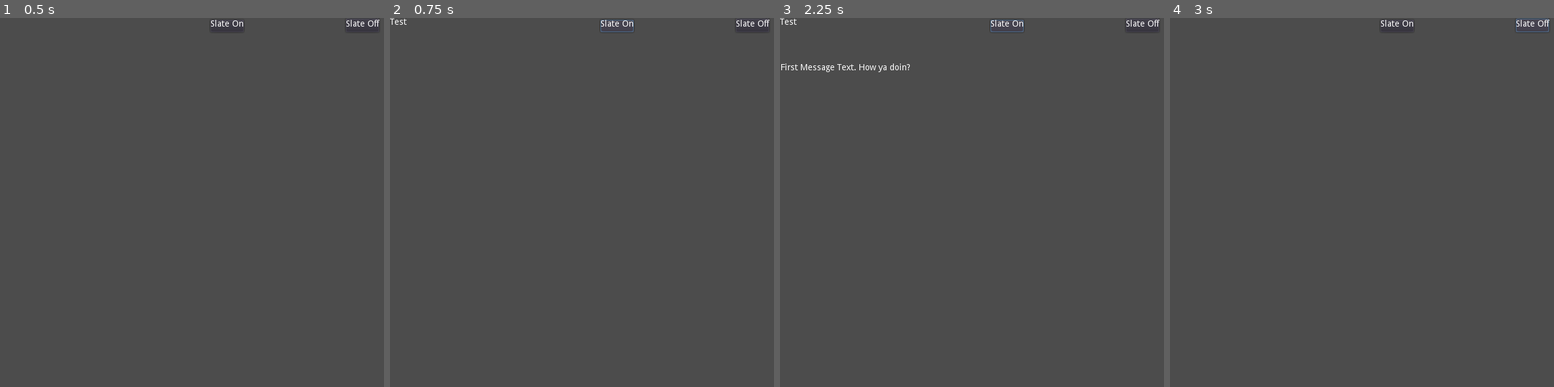
Above: before the commit, frames 1-4 (left to right).
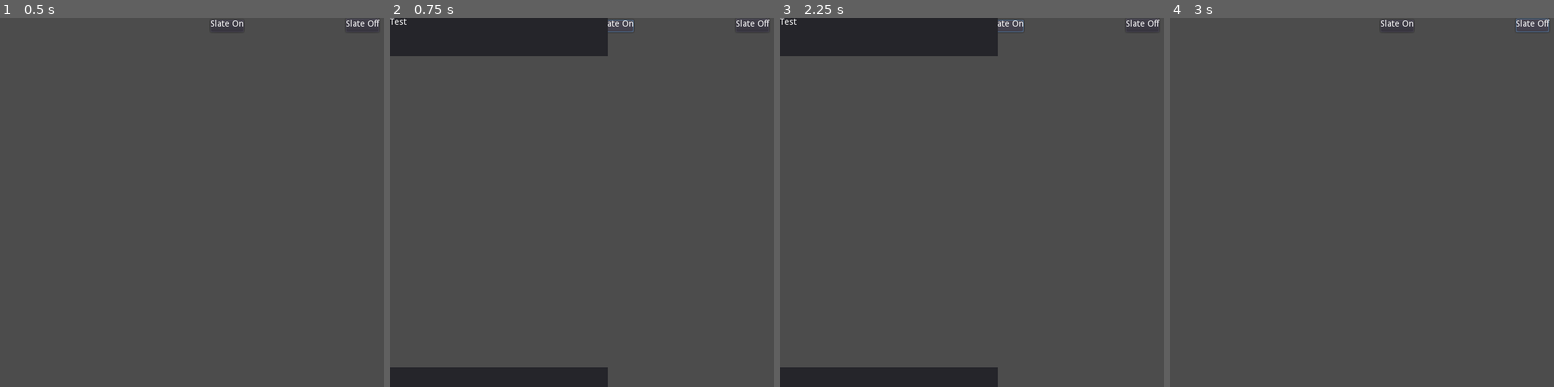
Above: after the commit, the same moments.

Repository: ThomasApplewhite/LexGame
Game: Godot game, scene res://Scripts_Scenes/TestScenes/ConversationEntryTester.tscn
Two runs of this game, one before a commit and one after it. Both use one fixed random seed, a clock stepped at 60 frames per second and the inputs below.
Inputs:
- Up to frame 1 (0.5 s): no input
- Up to frame 2 (0.75 s): click "Slate On" at 0.5 s
- Up to frame 3 (2.25 s): click "Slate Off" at 1.25 s; click "Slate On" at 2 s
- Up to frame 4 (3 s): click "Slate Off" at 2.75 s

Frame 1 is identical in both runs. In frame 2, 8.9% of the frame differs, in the area x 0-57%, y 0-100%; in frame 3, 9.1%; in frame 4, nothing differs.
Error after the commit: Invalid call. Nonexistent function 'add_child' in base 'Nil'. (res://Scripts_Scenes/PhoneScenes/AppSlates/GameplayAppSlates/TextMessenger/ConversationAppSlate.…

Commit message:
ConversationAppSlate Layout Improvements
Improves UI layout for ConversationAppSlate so all elements are visible. Isolated ConvoAppSlate testing is also no longer needed, since it works just fine on a non-collapsed entry. In fact, isolation testing wouldn't even have worked!

Diff:
--- a/Scripts_Scenes/PhoneScenes/AppSlates/GameplayAppSlates/TextMessenger/ConversationAppSlate.gd
+++ b/Scripts_Scenes/PhoneScenes/AppSlates/GameplayAppSlates/TextMessenger/ConversationAppSlate.gd
@@ -4,6 +4,9 @@
 var convo_type = preload("res://Scripts_Scenes/PhoneScenes/ConversationParsing/ConversationParser.gd")
 
 var prompt_completed_receiver_name = "_on_PromptControl_completed"
+
+onready var text_parent_control = $VBoxContainer/TextControl/TextVBoxContainer/ScrollContainer/MessageVBoxContainer
+onready var prompt_parent_control = $VBoxContainer/TextControl/TextVBoxContainer/PromptControl
 
 var convoJSON_resource : Resource
 var convo_parser #ConversationParser
@@ -69,7 +72,7 @@
 
 func display_pregenerated_data():
 	# for right now, just update the Mock Partner Label
-	$HeaderControl/MockPartnerLabel.text = convo_parser.conversation_partner
+	$VBoxContainer/HeaderControl/Panel/MockPartnerLabel.text = convo_parser.conversation_partner
 
 	# If the starting_convo_index is invalid, don't display anything
 	if(starting_convo_index < 0):
@@ -85,14 +88,14 @@
 
 func create_static_message_text(convo_dict):
 	var partner_message = make_static_message_label(convo_dict[convo_type.JSONFields.PARTNERMESSAGETEXT])
-	$TextControl/ScrollContainer/VBoxContainer.add_child(partner_message)
+	text_parent_control.add_child(partner_message)
 
 	if(convo_dict[convo_type.JSONFields.CONTAINSPROMPT]):
 		var lex_message
 		var lex_text = convo_dict[convo_type.JSONFields.PROMPTCONTENTS][convo_type.JSONFields.LEXMESSAGETEXT]
 		lex_text = "[right]" + lex_text + "[/right]"
 		lex_message = make_static_message_label(lex_text)
-		$TextControl/ScrollContainer/VBoxContainer.add_child(lex_message)
+		text_parent_control.add_child(lex_message)
 
 func make_static_message_label(bb_text : String) -> RichTextLabel:
 	var rtl = RichTextLabel.new()
@@ -106,7 +109,7 @@
 	var prompt_content = active_convo_dict[convo_type.JSONFields.PROMPTCONTENTS]
 	var new_prompt_settings = prompt_content[convo_type.JSONFields.PROMPTSETTINGS]
 	active_prompt_control = prompt_control_scene.instance()
-	$TextControl/PromptControl.add_child(active_prompt_control)
+	prompt_parent_control.add_child(active_prompt_control)
 	active_prompt_control.init_prompt_control(self, prompt_completed_receiver_name, new_prompt_settings)
 
 	# also start repush timer
--- a/Scripts_Scenes/PhoneScenes/AppSlates/GameplayAppSlates/TextMessenger/ConversationAppSlate.tscn
+++ b/Scripts_Scenes/PhoneScenes/AppSlates/GameplayAppSlates/TextMessenger/ConversationAppSlate.tscn
@@ -7,34 +7,76 @@
 margin_right = 354.0
 script = ExtResource( 1 )
 
-[node name="HeaderControl" type="Control" parent="."]
-margin_right = 40.0
-margin_bottom = 40.0
-
-[node name="MockPartnerLabel" type="Label" parent="HeaderControl"]
-margin_right = 40.0
-margin_bottom = 14.0
-
-[node name="TextControl" type="Control" parent="."]
-margin_left = 1.0
-margin_top = 74.0
-margin_right = 41.0
-margin_bottom = 114.0
-
-[node name="ScrollContainer" type="ScrollContainer" parent="TextControl"]
-margin_right = 250.0
-margin_bottom = 350.0
-
-[node name="VBoxContainer" type="VBoxContainer" parent="TextControl/ScrollContainer"]
-margin_right = 250.0
-margin_bottom = 350.0
+[node name="VBoxContainer" type="VBoxContainer" parent="."]
+anchor_right = 1.0
+anchor_bottom = 1.0
 size_flags_horizontal = 3
 size_flags_vertical = 3
 
-[node name="PromptControl" type="Control" parent="TextControl"]
-margin_right = 40.0
-margin_bottom = 40.0
+[node name="HeaderControl" type="Control" parent="VBoxContainer"]
+margin_right = 354.0
+margin_bottom = 62.0
+size_flags_horizontal = 3
+size_flags_vertical = 3
 
-[node name="FooterControl" type="Control" parent="."]
-margin_right = 40.0
-margin_bottom = 40.0
+[node name="Panel" type="Panel" parent="VBoxContainer/HeaderControl"]
+anchor_right = 1.0
+anchor_bottom = 1.0
+size_flags_horizontal = 3
+size_flags_vertical = 3
+
+[node name="MockPartnerLabel" type="Label" parent="VBoxContainer/HeaderControl/Panel"]
+anchor_right = 1.0
+anchor_bottom = 1.0
+size_flags_horizontal = 3
+size_flags_vertical = 7
+text = "TEXT TEXT TEXT TEXT TEXT TEXT TEXT"
+
+[node name="TextControl" type="Control" parent="VBoxContainer"]
+margin_top = 66.0
+margin_right = 354.0
+margin_bottom = 564.0
+size_flags_horizontal = 3
+size_flags_vertical = 3
+size_flags_stretch_ratio = 8.0
+
+[node name="TextVBoxContainer" type="VBoxContainer" parent="VBoxContainer/TextControl"]
+anchor_right = 1.0
+anchor_bottom = 1.0
+size_flags_horizontal = 3
+size_flags_vertical = 3
+
+[node name="ScrollContainer" type="ScrollContainer" parent="VBoxContainer/TextControl/TextVBoxContainer"]
+margin_right = 354.0
+margin_bottom = 359.0
+size_flags_horizontal = 3
+size_flags_vertical = 3
+size_flags_stretch_ratio = 8.0
+
+[node name="MessageVBoxContainer" type="VBoxContainer" parent="VBoxContainer/TextControl/TextVBoxContainer/ScrollContainer"]
+margin_right = 354.0
+margin_bottom = 359.0
+size_flags_horizontal = 3
+size_flags_vertical = 3
+
+[node name="PromptControl" type="Control" parent="VBoxContainer/TextControl/TextVBoxContainer"]
+margin_top = 363.0
+margin_right = 354.0
+margin_bottom = 498.0
+size_flags_horizontal = 3
+size_flags_vertical = 3
+size_flags_stretch_ratio = 3.0
+
+[node name="FooterControl" type="Control" parent="VBoxContainer"]
+margin_top = 568.0
+margin_right = 354.0
+margin_bottom = 600.0
+size_flags_horizontal = 3
+size_flags_vertical = 3
+size_flags_stretch_ratio = 0.5
+
+[node name="Panel" type="Panel" parent="VBoxContainer/FooterControl"]
+anchor_right = 1.0
+anchor_bottom = 1.0
+size_flags_horizontal = 3
+size_flags_vertical = 3
--- /dev/null
+++ b/Scripts_Scenes/TestScenes/ConversationAppSlateTester.tscn
@@ -0,0 +1,5 @@
+[gd_scene format=2]
+
+[node name="Control" type="Control"]
+anchor_right = 1.0
+anchor_bottom = 1.0
